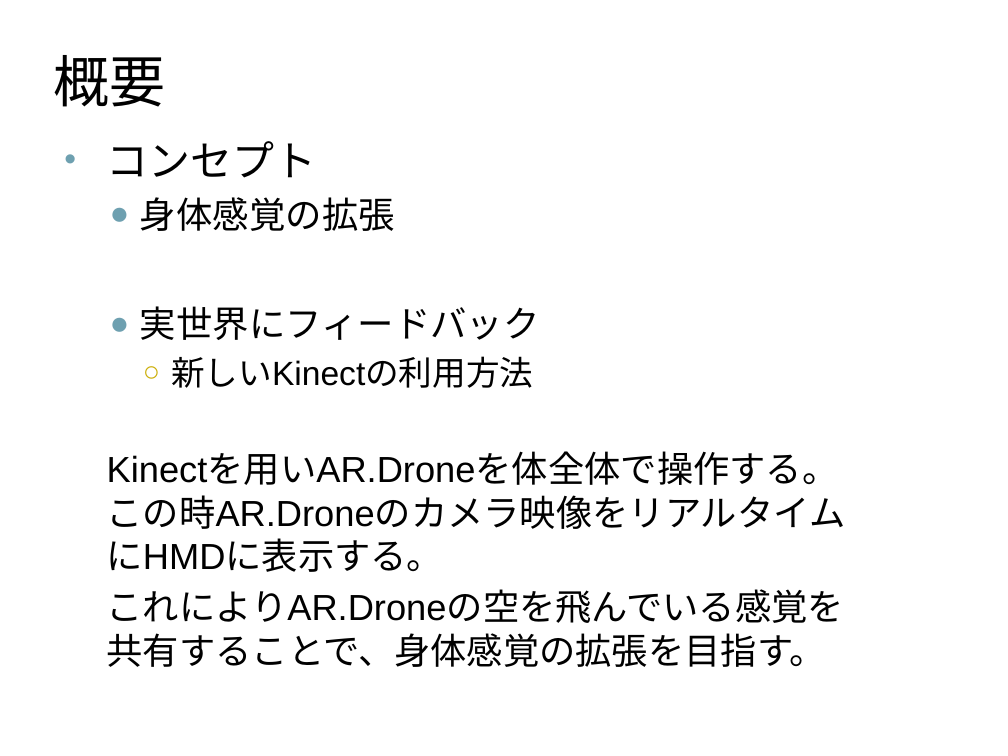
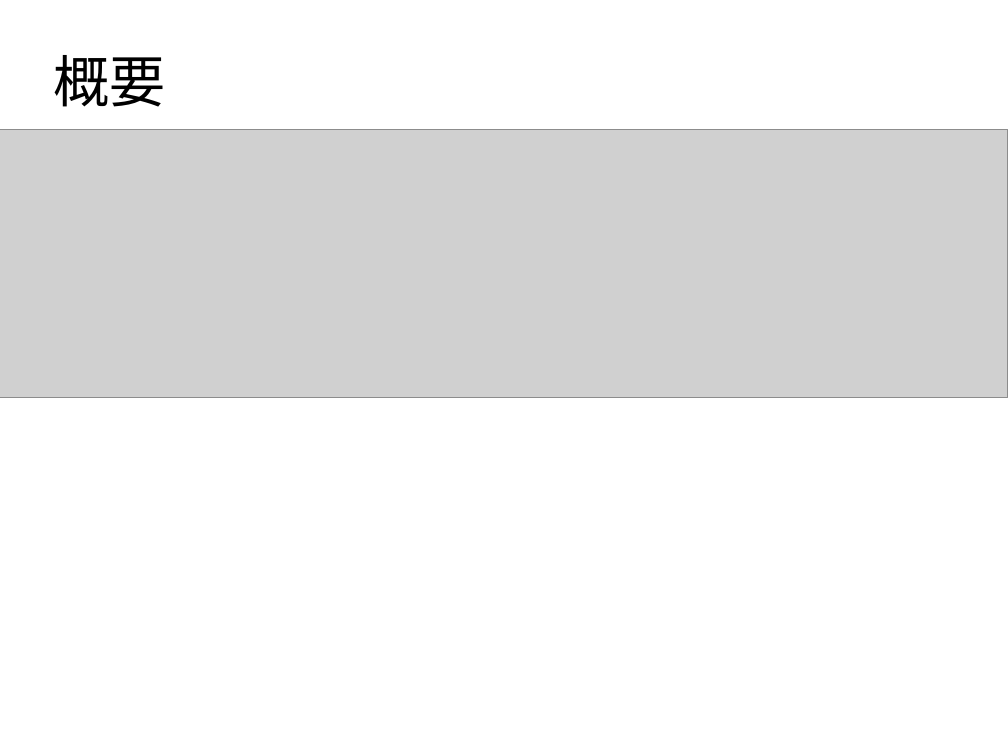
Before and after one commit to Kender09/dcl.apple, a slide deck: slide 6 of KinecDroneFin.pptx. Drawn at 1008x756 pixels with LibreOffice and Linux fonts; fonts in the diff are those of the drawing; grey boxes stand for pictures. Boxes give left, top, right and bottom in pixels: in the first picture for what was removed or moved away, otherwise in the second. Text is boxed around its words. In the diff, an @@ line names an element or a change of style, - is before the commit and + after.

Commit message:
few fix
いらないコードの削除など

```diff
--- a/KinecDroneFin.pptx
+++ b/KinecDroneFin.pptx
@@ picture added at (0, 129, 1008, 398) @@
@@ text removed at (107, 141, 846, 667) @@
-• コンセプト
-  ● 身体感覚の拡張
-  ● 実世界にフィードバック
-    ○ 新しいKinectの利用方法
-Kinectを用いAR.Droneを体全体で操作する。この時AR.Droneのカメラ映像をリアルタイムにHMDに表示する。
-これによりAR.Droneの空を飛んでいる感覚を共有することで、身体感覚の拡張を目指す。
```
Also in this commit, not shown: 3 other slides changed, 11 other files.
